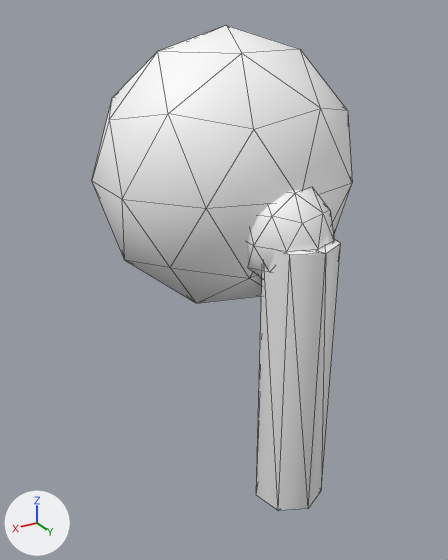
Two versions of the glTF model assets/models/part_hair_tail.glb, one commit apart.
Before and after are seen from a 50 mm camera at (0.423, 0.742, 1.78) aimed at (0.018, 0.067, 1.443). The axes (+X, +Y, +Z) are drawn at lower left. The lights are the same throughout. The older version comes first. Mesh edges are drawn as thin lines. Vertices at exactly the same position are counted once.

The older version as bpy lines, for what is in view:
```python
me_hair = bpy.data.meshes.new('hair')
me_hair.from_pydata(...)  # an icosphere of 80 faces spanning x -0.169..0.169, y -0.161..0.161, z -0.181..0.181; an icosphere of 80 faces spanning x -0.055..0.055, y 0.062..0.197, z -0.114..0.021; a 7-sided cylinder along z spanning x -0.045..0.045, y 0.123..0.211, z -0.407..-0.047
me_hair.materials.append(mat_defaultmaterial)
ob_hair = bpy.data.objects.new('hair', me_hair)
ob_hair.location = (0.0, 0.043, 1.585)
```
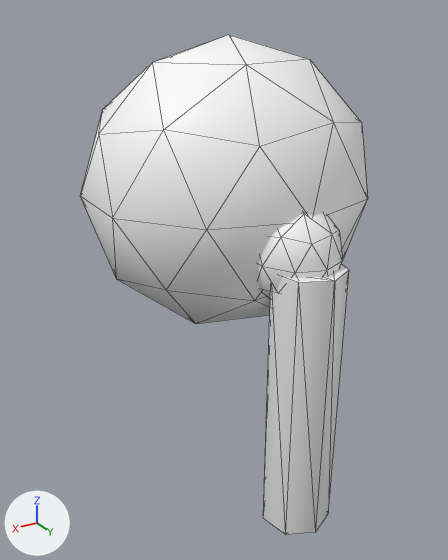
What differs and where, as boxes (x1, y1, x2, y2) in the pictures (448 x 560 px; the box of a moved part takes in the faces that stretch with it):
'hair', reshaped, moved (11% wider): before (92, 25, 352, 511); after (80, 35, 368, 534)
part 1 of me_hair, moved or reshaped: before (92, 25, 352, 303); after (80, 35, 368, 324)
part 2 of me_hair, moved or reshaped: before (247, 188, 334, 279); after (257, 213, 343, 299)
part 3 of me_hair, moved or reshaped: before (256, 239, 341, 511); after (263, 264, 349, 534)

What the commit changed:
me_hair is used by ob_hair; location (0.0, 0.043, 1.585).
me_hair had 98 vertices, 184 faces and spanned x -0.169..0.169, y -0.161..0.211, z -0.407..0.181.
me_hair now has 98 vertices, 184 faces and spans x -0.185..0.185, y -0.179..0.223, z -0.416..0.188.
me_hair part 1: the loose piece of 42 vertices spanning x -0.169..0.169, y -0.161..0.161, z -0.181..0.181 is scaled about its middle by (1.1, 1.11, 1.04).
me_hair part 2: the loose piece of 42 vertices spanning x -0.055..0.055, y 0.062..0.197, z -0.114..0.021 is moved by (0.0, 0.013, -0.002).
me_hair part 3: the loose piece of 14 vertices spanning x -0.045..0.045, y 0.123..0.211, z -0.407..-0.047 is moved by (0.0, 0.013, -0.009).
Object 'hair' (ob_hair) moves from (0.0, 0.043, 1.585) to (0.0, 0.048, 1.568).
